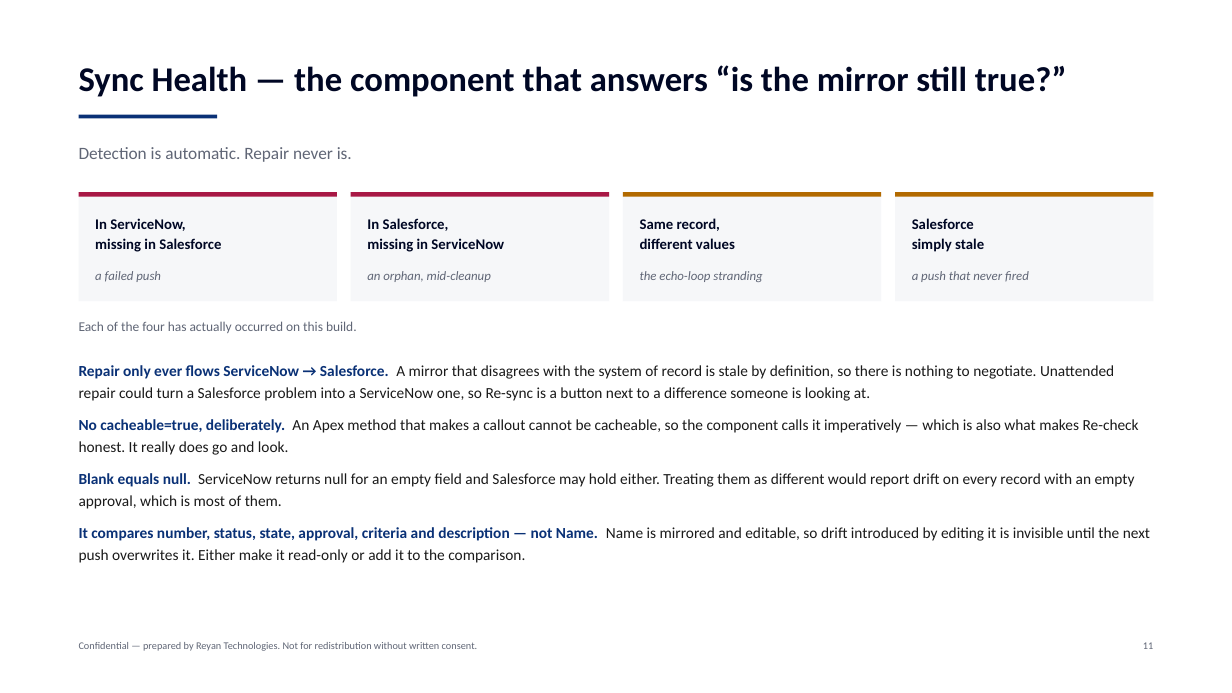
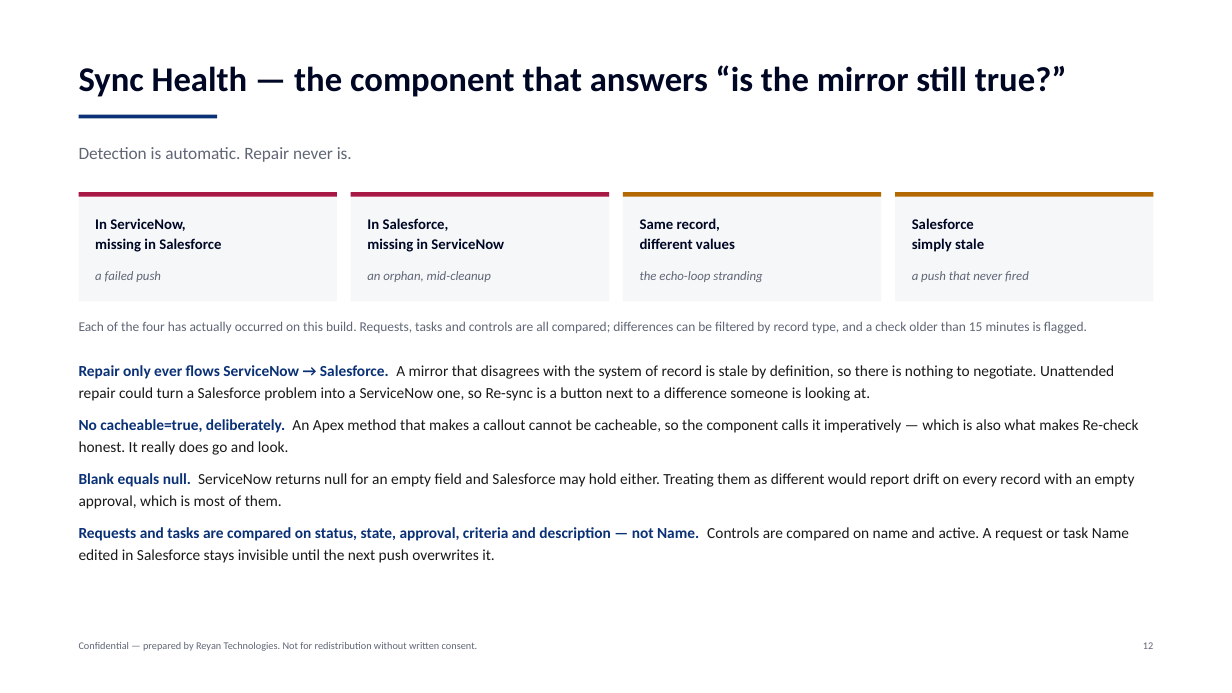
Before and after one commit to ConsultNow-IT-Solutions-Ltd/caf-sf-integration, a slide deck: slide 12 of presentation/CAF Compliance - Technical Architecture.pptx (slide 11 before the commit). Drawn at 1232x693 pixels with LibreOffice and Linux fonts; fonts in the diff are those of the drawing. Boxes give left, top, right and bottom in pixels: in the first picture for what was removed or moved away, otherwise in the second. Text is boxed around its words. In the diff, an @@ line names an element or a change of style, - is before the commit and + after.

```diff
--- a/presentation/CAF Compliance - Technical Architecture.pptx
+++ b/presentation/CAF Compliance - Technical Architecture.pptx
@@ text at (x1=79, y1=321, x2=1087, y2=334): text changed @@
-Each of the four has actually occurred on this build.
+Each of the four has actually occurred on this build. Requests, tasks and controls are all compared; differences can be filtered by record type, and a check older than 15 minutes is flagged.
@@ text at (x1=79, y1=527, x2=1129, y2=563): text changed @@
-It compares number, status, state, approval, criteria and description — not Name. Name is mirrored and editable, so drift introduced by editing it is invisible until the next push overwrites it. Either make it read-only or add it to the comparison.
+Requests and tasks are compared on status, state, approval, criteria and description — not Name. Controls are compared on name and active. A request or task Name edited in Salesforce stays invisible until the next push overwrites it.
@@ page number at (x1=1143, y1=642, x2=1153, y2=649): text changed @@
-11
+12
```
Also in this commit, not shown: 3 other slides changed, 3 slides added, 18 other files.
